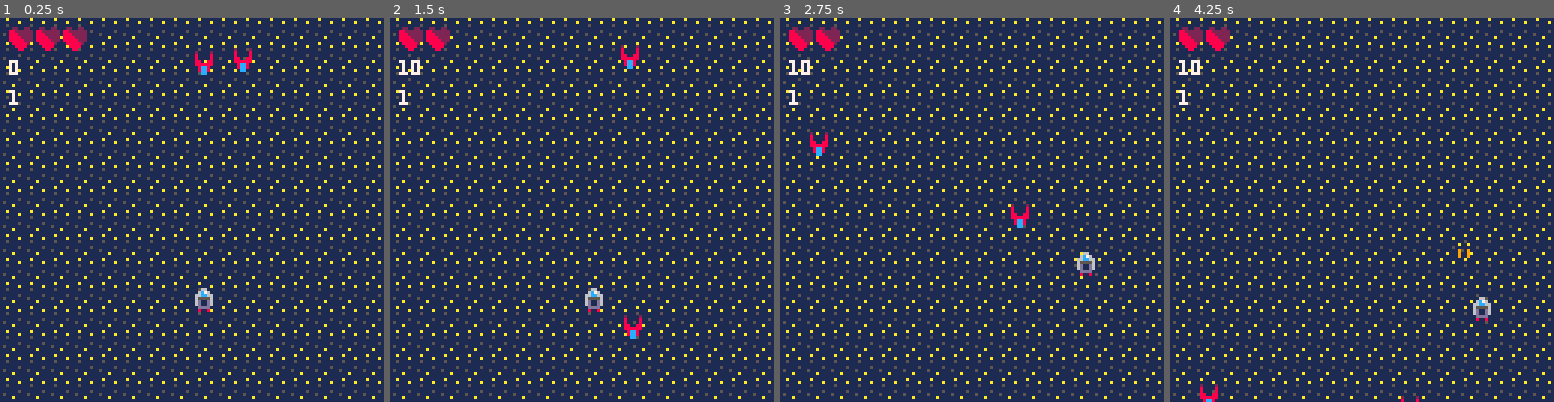
Above: before the commit, frames 1-4 (left to right).
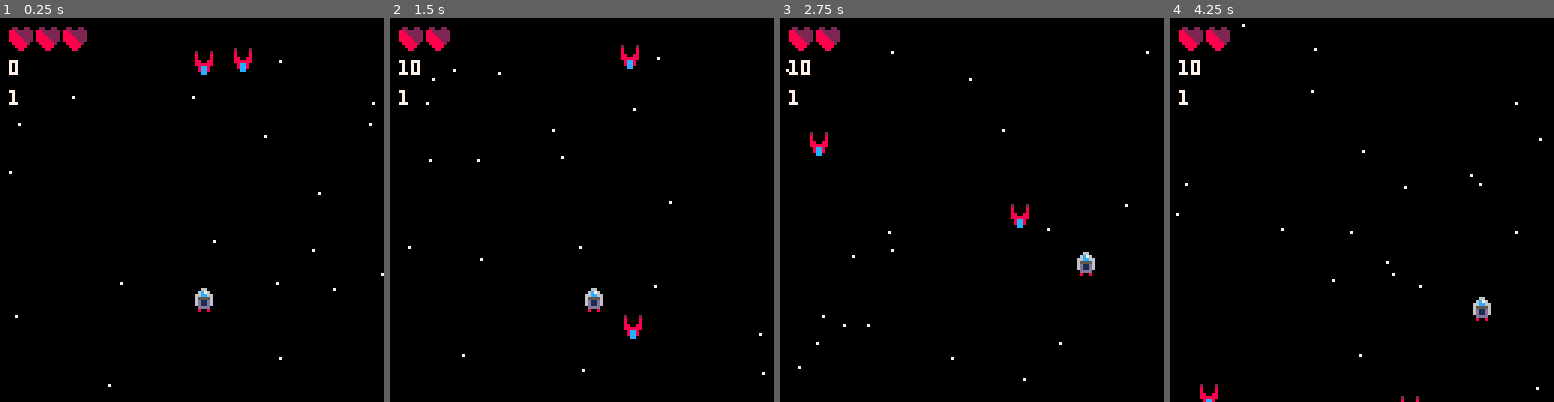
Above: after the commit, the same moments.

Repository: Pittermanifique/Pittermanifique.github.io
Game: PICO-8 cartridge games/test1.p8
Same seed, same stepped clock (60 frames per second), same inputs: the game is played once before the commit and once after it.
Inputs:
- Up to frame 1 (0.25 s): no input
- Up to frame 2 (1.5 s): tap X (X key) at 0.33, 1.07 s; tap O (Z key) at 0.7 s
- Up to frame 3 (2.75 s): hold Right 1.6-2.1 s; tap O (Z key) at 1.7, 2.1, 2.5 s; tap X (X key) at 1.85 s; hold Up 2.15-2.42 s; hold Right from 2.47 s (still down)
- Up to frame 4 (4.25 s): tap O (Z key) every 0.4 s from 2.9 to 4.1 s; tap X (X key) at 2.97, 4.08 s; release Right at 3.03 s; hold Left 3.08-3.58 s; hold Down 3.63-3.97 s; hold Right from 4.02 s (still down)

The runs differ from the first frame. In frame 1, 98% of the frame differs, in the area x 0-100%, y 0-100%; in frame 2, 99%; in frame 3, 99%; in frame 4, 99%.

Commit message:
update game

Diff:
--- a/games/test1.p8
+++ b/games/test1.p8
@@ -2,20 +2,12 @@
 version 43
 __lua__
 function _init()
-	p = {x=64,
-	y=90,
-	speed=1.5,
-	life=3,
-	score=0,
-	etat=1,
-	dificulte=1
-	}
-	bullets = {}
-	enemis = {}
-	bonus = {}
+ reset_game()
 end
 
 function _update()
+ cd()
+ update_stars()
 	if p.etat != 0 then
 	 pmouvements()
 	 dificulty()
@@ -32,9 +24,11 @@
 end
 
 function _draw()
+ cls()
+ for s in all(stars) do
+		pset(s.x, s.y, 7)
+ end
 	if p.etat != 0 then
-		cls()
-		map(0,0,0,0)
 		for b in all(bullets) do
 			spr(2,b.x,b.y)
 		end
@@ -89,7 +83,6 @@
 end
 
 function game_over()
- cls(1)
  local game_over= "game over"
  print(game_over,
  64-(#game_over*4)/2,
@@ -100,13 +93,31 @@
  64-(#score*4)/2,
  70,
  7)
-	local reeboot = "press x to restart"
+	local reeboot = "press o to restart"
 	print(reeboot,
 	 64 - (#reeboot * 4) / 2,
 	 80,
 	 8)
 end
 
+function add_star()
+	star = {x=rnd(128),
+									y=-8,
+									speed= rnd(2)+1}
+	add(stars,star)
+end
+
+function update_stars()
+	if #stars < 20 then
+	 add_star()
+	end
+ for s in all(stars) do
+ 	s.y += s.speed
+ 	if s.y > 128 then
+ 	 del(stars,s)
+ 	end
+ end
+end
 -->8
 --enemis
 
@@ -124,8 +135,8 @@
 		niveu = 2,
 		x=rnd(112),
 		y=-8,
-		speed=rnd(1)+0,8,
-		life=4
+		speed=rnd(1)+1,
+		life=5
 		}
 	end
 	add(enemis,enemi)
@@ -136,7 +147,7 @@
   if p.dificulte <= 3 then
  		add_enemi(1)
  	elseif p.dificulte > 3 then
- 	 if rnd(100) > 60 then
+ 	 if rnd(100) > 70 then
  	  add_enemi(2)
  	 else
  	  add_enemi(1)
@@ -152,6 +163,11 @@
  		del(enemis,e)
  		sfx(3)
  		p.life-=1
+ 		if e.niveu == 1 then
+ 			p.score += 10
+ 		else
+ 		 p.score += 30
+ 		end
  	end
  	for b in all(bullets) do
  		if colition(e,b) then
@@ -161,7 +177,11 @@
  	if e.life == 0 then
  		del(enemis,e)
  		sfx(3)
- 		p.score+=10
+ 		if e.niveu == 1 then
+ 			p.score += 10
+ 		else
+ 		 p.score += 30
+ 		end
  	end
  		end
  	end
@@ -179,6 +199,31 @@
  else return true
  end
 end
+
+function reset_game()
+  p = {
+    x = 64,
+    y = 90,
+    speed = 1.5,
+    life = 3,
+    score = 0,
+    etat = 1,
+    dificulte = 1
+  }
+  cd_timer = 0
+  bullets = {}
+  enemis = {}
+  bonus = {}
+  stars = {}
+  for i=1,20 do
+    local star = {
+      x = flr(rnd(128)),
+      y = flr(rnd(128)),
+      speed = rnd(2) + 1
+    }
+    add(stars, star)
+  end
+end
 -->8
 --player
 
@@ -199,7 +244,7 @@
 	 p.y-=p.speed
 	 sfx(0)
 	end
-	if (btnp(❎)) then
+	if (btn(❎) and cd_timer == 1) then
 	 sfx(1)
 	 cree_bullet()
 	end
@@ -244,20 +289,17 @@
 end
 
 function rungameover()
-	if (btnp(❎)) then
+	if (btnp(🅾️)) then
 		if p.etat == 0 then
-				p = {x=64,
-				y=90,
-				speed=1.5,
-				life=3,
-				score=0,
-				etat=1,
-				dificulte=1
-				}
-				bullets = {}
-				enemis = {}
-				bonus = {}
-		end
+   reset_game()
+		end
+	end
+end
+
+function cd()
+	cd_timer += 1
+	if cd_timer == 8 then
+		cd_timer = 0
 	end
 end
 -->8
@@ -428,28 +470,18 @@
 
 
 
-__map__
-0303030303030303030303030303030300000000000000000000000000000000000000000000000000000000000000000000000000000000000000000000000000000000000000000000000000000000000000000000000000000000000000000000000000000000000000000000000000000000000000000000000000000000
-0303030303030303030303030303030300000000000000000000000000000000000000000000000000000000000000000000000000000000000000000000000000000000000000000000000000000000000000000000000000000000000000000000000000000000000000000000000000000000000000000000000000000000
-0303030303030303030303030303030300000000000000000000000000000000000000000000000000000000000000000000000000000000000000000000000000000000000000000000000000000000000000000000000000000000000000000000000000000000000000000000000000000000000000000000000000000000
-0303030303030303030303030303030300000000000000000000000000000000000000000000000000000000000000000000000000000000000000000000000000000000000000000000000000000000000000000000000000000000000000000000000000000000000000000000000000000000000000000000000000000000
-0303030303030303030303030303030300000000000000000000000000000000000000000000000000000000000000000000000000000000000000000000000000000000000000000000000000000000000000000000000000000000000000000000000000000000000000000000000000000000000000000000000000000000
-0303030303030303030303030303030300000000000000000000000000000000000000000000000000000000000000000000000000000000000000000000000000000000000000000000000000000000000000000000000000000000000000000000000000000000000000000000000000000000000000000000000000000000
-0303030303030303030303030303030300000000000000000000000000000000000000000000000000000000000000000000000000000000000000000000000000000000000000000000000000000000000000000000000000000000000000000000000000000000000000000000000000000000000000000000000000000000
-0303030303030303030303030303030300000000000000000000000000000000000000000000000000000000000000000000000000000000000000000000000000000000000000000000000000000000000000000000000000000000000000000000000000000000000000000000000000000000000000000000000000000000
-0303030303030303030303030303030300000000000000000000000000000000000000000000000000000000000000000000000000000000000000000000000000000000000000000000000000000000000000000000000000000000000000000000000000000000000000000000000000000000000000000000000000000000
-0303030303030303030303030303030300000000000000000000000000000000000000000000000000000000000000000000000000000000000000000000000000000000000000000000000000000000000000000000000000000000000000000000000000000000000000000000000000000000000000000000000000000000
-0303030303030303030303030303030300000000000000000000000000000000000000000000000000000000000000000000000000000000000000000000000000000000000000000000000000000000000000000000000000000000000000000000000000000000000000000000000000000000000000000000000000000000
-0303030303030303030303030303030300000000000000000000000000000000000000000000000000000000000000000000000000000000000000000000000000000000000000000000000000000000000000000000000000000000000000000000000000000000000000000000000000000000000000000000000000000000
-0303030303030303030303030303030300000000000000000000000000000000000000000000000000000000000000000000000000000000000000000000000000000000000000000000000000000000000000000000000000000000000000000000000000000000000000000000000000000000000000000000000000000000
-0303030303030303030303030303030300000000000000000000000000000000000000000000000000000000000000000000000000000000000000000000000000000000000000000000000000000000000000000000000000000000000000000000000000000000000000000000000000000000000000000000000000000000
-0303030303030303030303030303030300000000000000000000000000000000000000000000000000000000000000000000000000000000000000000000000000000000000000000000000000000000000000000000000000000000000000000000000000000000000000000000000000000000000000000000000000000000
-0303030303030303030303030303030300000000000000000000000000000000000000000000000000000000000000000000000000000000000000000000000000000000000000000000000000000000000000000000000000000000000000000000000000000000000000000000000000000000000000000000000000000000
-…(8 lines of a section not shown)…
+…(15 lines of a section not shown)…
Not shown, changed: 22 lines of the sprite sheet (__gfx__) section of games/test1.p8
Not shown, changed: games/index.html
Not shown, changed: games/index.js
Not shown, changed: games/space_shouter.p8.png
